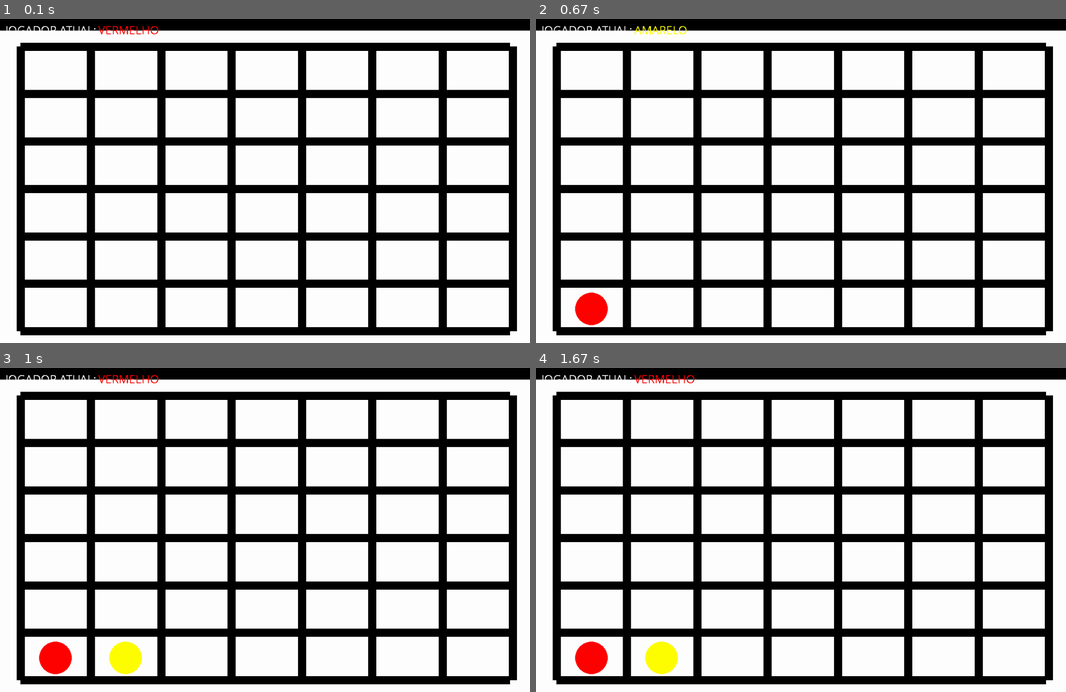
Above: before the commit, frames 1-4 (two rows, left to right).
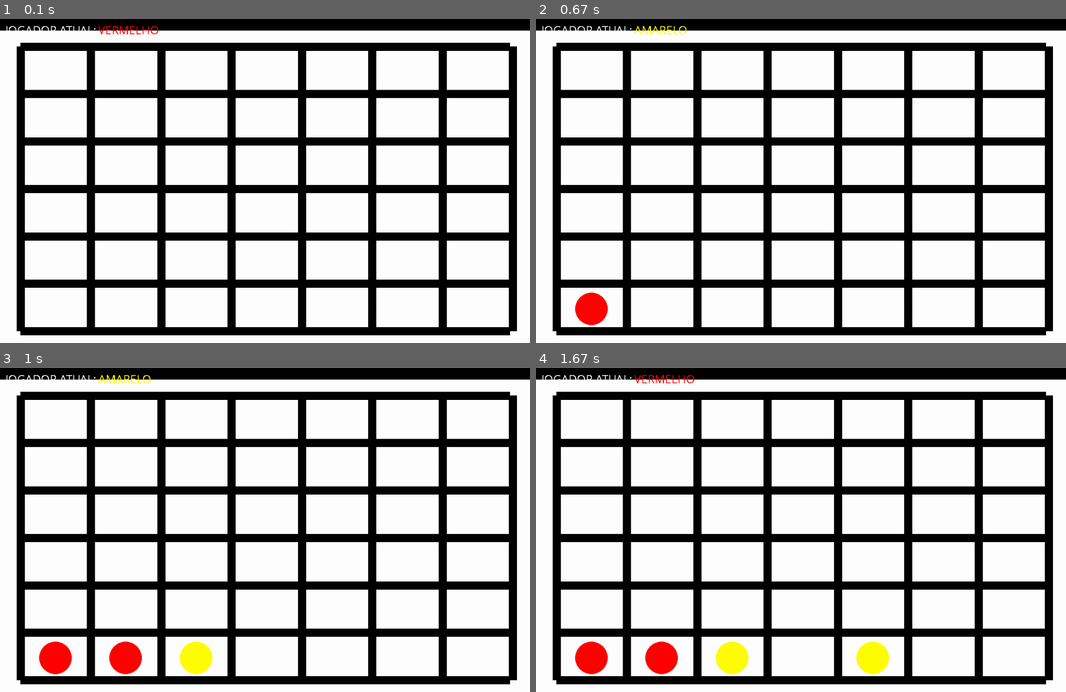
Above: after the commit, the same moments.

Repository: fjtluz/pygame-connect_four
Game: pygame game, started from main.py
The game is run twice, just before and just after one commit, with the same random seed, the same clock (stepped at 60 frames per second) and the same inputs.
Inputs (mouse positions are in pixels of both pictures, inside the frame that each line leads up to):
- Up to frame 1 (0.1 s): no input
- Up to frame 2 (0.67 s): click "JOGADOR ATUAL:" at 0.43 s
- Up to frame 3 (1 s): click (127, 380) at 0.8 s, where only the run after the commit has a clickable "VERMELHO"
- Up to frame 4 (1.67 s): no input

Frames 1-2 are identical in both runs. In frame 3, 1.2% of the frame differs, in the area x 18-41%, y 2-95%; in frame 4, 1.5%, in the area x 20-67%, y 84-95%.

Commit message:
Jogo termina com diagonal + aprimorando término

Diff:
--- a/main.py
+++ b/main.py
@@ -1,4 +1,6 @@
-# Example file showing a basic pygame "game loop"
+import random
+import math
+
 import pygame
 
 
@@ -15,7 +17,7 @@
         top_row_start.y += (screen.get_height() / 7) + 2.5
         top_row_end.y += (screen.get_height() / 7) + 2.5
 
-    for i in range (8):
+    for i in range(8):
         pygame.draw.line(screen, "black", left_column_start, left_column_end, 20)
         left_column_start.x += (screen.get_width() / 8) + 10
         left_column_end.x += (screen.get_width() / 8) + 10
@@ -60,106 +62,77 @@
     return intervalo
 
 
-def jogo_acabou(matriz):
+def jogo_acabou(matriz: list[list[int]]):
 
     resultado = (False, -1)
 
-    matriz_pos_vermelho = []
-    matriz_pos_amarelo = []
-
-    # Verifica quatro na mesma linha
-    for lin in matriz:
-        pos_vermelhos = []
-        pos_amarelos = []
-        if lin.count(1) >= 4 or lin.count(2) >= 4:
-            for (col_idx, col) in enumerate(lin):
-                if col == 1:
-                    pos_vermelhos.append(col_idx)
-                elif col == 2:
-                    pos_amarelos.append(col_idx)
-        matriz_pos_vermelho.append(pos_vermelhos)
-        matriz_pos_amarelo.append(pos_amarelos)
-
-    # valida colunas
-    for i in range(len(matriz)):
-        vermelho_atual = matriz_pos_vermelho[i]
-        amarelo_atual = matriz_pos_amarelo[i]
-
-        if len(vermelho_atual) >= 4 and possui_quatro_seguidos(vermelho_atual):
-            resultado = (True, 1)
-            break
-        elif len(amarelo_atual) >= 4 and possui_quatro_seguidos(amarelo_atual):
-            resultado = (True, 2)
-            break
-
-    # valida linhas
-    for j in range(len(matriz[0])):
-        pos_vermelhos = []
-        pos_amarelos = []
-        for (lin_idx, lin) in enumerate(matriz):
-            if lin[j] == 1:
-                pos_vermelhos.append(lin_idx)
-            elif lin[j] == 2:
-                pos_amarelos.append(lin_idx)
-        if len(pos_vermelhos) >= 4 and possui_quatro_seguidos(pos_vermelhos):
-            resultado = (True, 1)
-            break
-        elif len(pos_amarelos) >= 4 and possui_quatro_seguidos(pos_amarelos):
-            resultado = (True, 2)
-            break
-
-    # valida diagonais
-    pos_vermelhos = []
-    pos_amarelos = []
-
-    for (lin_idx, lin) in enumerate(matriz):
-        for (col_idx, col) in enumerate(lin):
-            if col == 1:
-                pos_vermelhos.append((lin_idx, col_idx))
-            elif col == 2:
-                pos_amarelos.append((lin_idx, col_idx))
+    colunas_potencial_vermelho = [[], [], [], [], [], [], []]
+    colunas_potencial_amarelo = [[], [], [], [], [], [], []]
+
+    crescentes_potencial_vermelho = [[], [], [], [], [], []]
+    crescentes_potencial_amarelo = [[], [], [], [], [], []]
+
+    decrescentes_potencial_vermelho = [[], [], [], [], [], []]
+    decrescentes_potencial_amarelo = [[], [], [], [], [], []]
+
+    idx_lin = len(matriz) - 1
+    while idx_lin >= 0:
+        if not resultado[0]:
+            lin = matriz[idx_lin]
+            linha_potencial_vermelho = []
+            linha_potencial_amarelo = []
+            for idx_cel, cel in enumerate(lin):
+
+                idx_grid = idx_lin * 10 + idx_cel
+                idx_cres = (idx_grid - 30) % 9
+                idx_decr = ((idx_grid - 30) % 11) - 1
+
+                if cel == 1:
+                    linha_potencial = linha_potencial_vermelho
+                    coluna_potencial = colunas_potencial_vermelho[idx_cel]
+                    crescente_potencial = crescentes_potencial_vermelho[idx_cres] if 6 > idx_cres >= 0 else None
+                    decrescente_potencial = decrescentes_potencial_vermelho[idx_decr] if 6 > idx_decr >= 0 else None
+                elif cel == 2:
+                    linha_potencial = linha_potencial_amarelo
+                    coluna_potencial = colunas_potencial_amarelo[idx_cel]
+                    crescente_potencial = crescentes_potencial_amarelo[idx_cres] if 6 > idx_cres >= 0 else None
+                    decrescente_potencial = decrescentes_potencial_amarelo[idx_decr] if 6 > idx_decr >= 0 else None
+                else:
+                    continue
+
+                linha_possui_quatro = possui_quatro_seguidos(linha_potencial, idx_cel, 1)
+                coluna_possui_quatro = possui_quatro_seguidos(coluna_potencial, idx_lin, -1)
+                cres_possui_quatro = possui_quatro_seguidos(crescente_potencial, idx_grid, -9)
+                decrescente_potencial = possui_quatro_seguidos(decrescente_potencial, idx_grid, -11)
+
+                if linha_possui_quatro or coluna_possui_quatro or cres_possui_quatro or decrescente_potencial:
+                    resultado = (True, cel)
+                    break
+        idx_lin -= 1
 
     return resultado
 
 
-def possui_diagonal(posicoes):
-
-    diagonal_potencial_crescente = []
-    diagonal_potencial_descrecente = []
-
-    if len(posicoes) >= 4:
-        idx = len(posicoes) - 1
-        while idx >= 0:
-            print(diagonal_potencial_crescente)
-            if len(diagonal_potencial_crescente) == 4:
-                break
-            if len(diagonal_potencial_crescente) > 0:
-                ultimo_item = diagonal_potencial_crescente[len(diagonal_potencial_crescente) - 1]
-                dif_lin = posicoes[idx][0] - posicoes[idx][0]
-                dif_col = posicoes[idx][1] - ultimo_item[1]
-                if dif_col != -1 or dif_lin != -1:
-                    diagonal_potencial_crescente = []
-            diagonal_potencial_crescente.append(posicoes[idx])
-
-    return len(diagonal_potencial_crescente) == 4
-
-
-
-def possui_quatro_seguidos(array):
-    sequencia_promissora = []
-
-    for i in array:
-        if len(sequencia_promissora) == 4:
-            break
-        if len(sequencia_promissora) > 0:
-            ultimo_item = sequencia_promissora[len(sequencia_promissora) - 1]
-            if i - ultimo_item != 1:
-                sequencia_promissora = []
-        sequencia_promissora.append(i)
-
-    return len(sequencia_promissora) == 4
-
-def start():
+def possui_quatro_seguidos(ref_list, index_atual, diferenca):
+    if ref_list is None:
+        return False
+
+    if len(ref_list):
+        ultimo_index = ref_list[len(ref_list) - 1]
+        if index_atual - ultimo_index != diferenca:
+            ref_list.clear()
+    ref_list.append(index_atual)
+
+    return len(ref_list) == 4
+
+
+def decide_coluna(matriz):
+    coluna_selecionada = math.floor(random.random() * 7)
+
+    return coluna_selecionada
+
+
+def start_game():
 
     matriz = [
         [0, 0, 0, 0, 0, 0, 0],
@@ -191,7 +164,9 @@
     font = pygame.font.SysFont("Comic Sans MS", 30)
     texto_base = font.render("JOGADOR ATUAL:", False, "white")
     jogador_atual_texto = font.render("VERMELHO", False, "red")
-    jogador_atual = 1 # 1 - Vermelho, 2 - Amarelo
+
+    # 1 - Vermelho, 2 - Amarelo
+    jogador_atual = 1
 
     # boolean para caso o click do mouse já foi tratado
     validate_press = False
@@ -218,39 +193,40 @@
         screen.blit(jogador_atual_texto, pygame.Vector2(texto_base.get_width() + 15, 10))
 
         monta_tabuleiro(screen)
-
         imprime_pecas(screen, matriz, intervalo_colunas, intervalo_linhas)
 
-        state_mouse = pygame.mouse.get_pressed(num_buttons=3)
-
-        if state_mouse[0] and not validate_press:
-            validate_press = True
-            current_pos = pygame.mouse.get_pos()
-            if current_pos[1] < 50:
-                coluna_selecionada = -1
-                for (idx, intevalo) in enumerate(intervalo_colunas):
-                    if intevalo[0] <= current_pos[0] <= intevalo[1]:
-                        coluna_selecionada = idx
-                        break
-                if coluna_selecionada != -1:
-                    pos_adicionada = adiciona_peca(matriz, coluna_selecionada, jogador_atual)
-                    if pos_adicionada != (-1, -1):
-                        if jogador_atual == 1:
+        # Jogador
+        if jogador_atual == 1:
+            state_mouse = pygame.mouse.get_pressed(num_buttons=3)
+
+            if state_mouse[0] and not validate_press:
+                validate_press = True
+                current_pos = pygame.mouse.get_pos()
+                if current_pos[1] < 50:
+                    coluna_selecionada = -1
+                    for (idx, intevalo) in enumerate(intervalo_colunas):
+                        if intevalo[0] <= current_pos[0] <= intevalo[1]:
+                            coluna_selecionada = idx
+                            break
+                    if coluna_selecionada != -1:
+                        pos_adicionada = adiciona_peca(matriz, coluna_selecionada, jogador_atual)
+                        if pos_adicionada != (-1, -1):
                             jogador_atual = 2
                             jogador_atual_texto = font.render("AMARELO", False, "yellow")
-                        else:
-                            jogador_atual = 1
-                            jogador_atual_texto = font.render("VERMELHO", False, "red")
-        elif not state_mouse[0]:
-            validate_press = False
+            elif not state_mouse[0]:
+                validate_press = False
+        # IA
+        elif jogador_atual == 2:
+            coluna_selecionada = decide_coluna(matriz)
+            pos_adicionada = adiciona_peca(matriz, coluna_selecionada, jogador_atual)
+            if pos_adicionada != (-1, -1):
+                jogador_atual = 1
+                jogador_atual_texto = font.render("VERMELHO", False, "red")
 
         # flip() the display to put your work on screen
         pygame.display.flip()
 
-        # limits FPS to 60
-        # dt is delta time in seconds since last frame, used for framerate-
-        # independent physics.
-        dt = clock.tick(60) / 1000
+        clock.tick(10)
 
     print(f"Ganhador: {ganhador}")
 
@@ -258,4 +234,4 @@
 
 
 if __name__ == '__main__':
-    start()
+    start_game()
